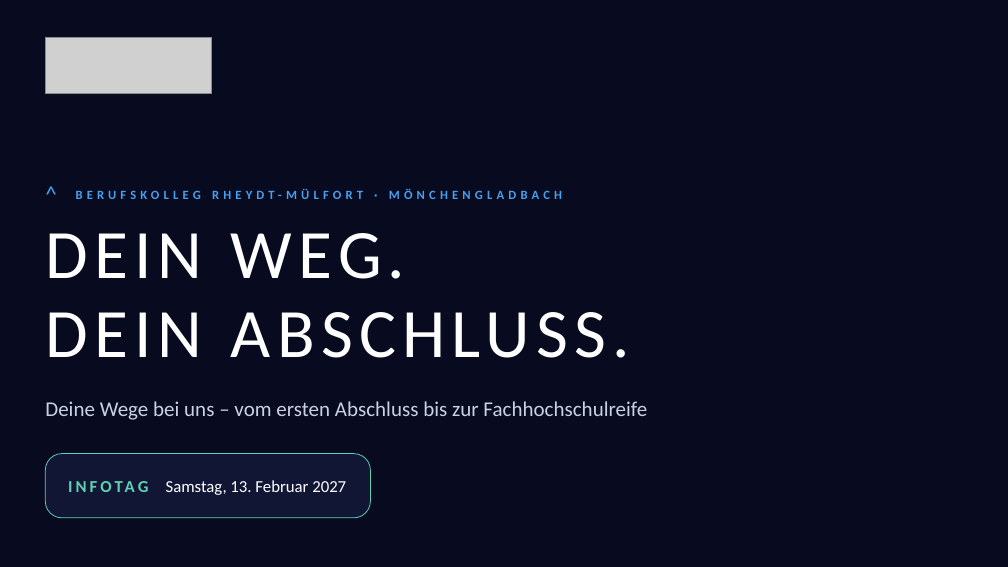
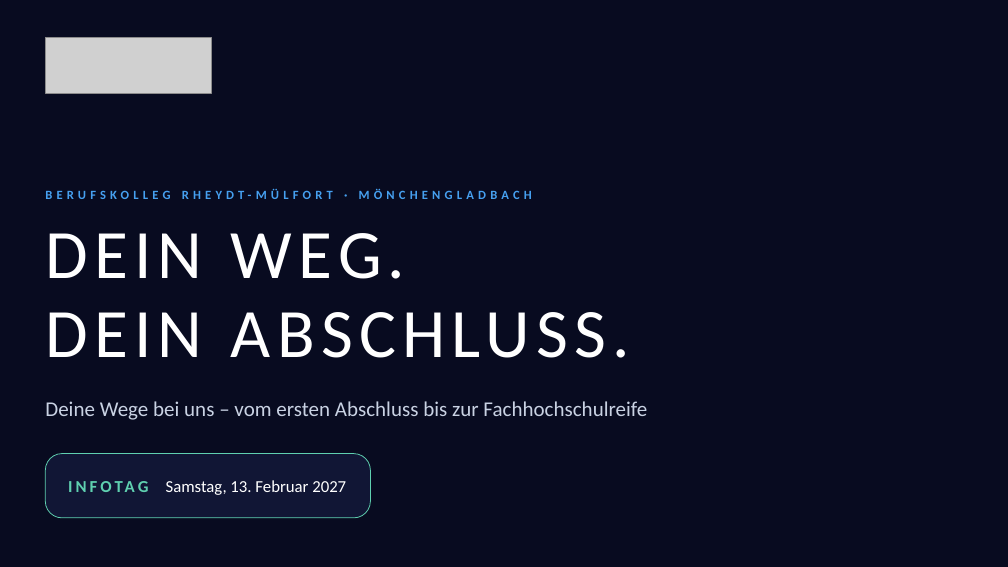
Before and after one commit to bk-rheydt-muelfort/dein-weg, a slide deck: slide 1 of assets/Dein-Weg-Dein-Abschluss.pptx. Drawn at 1008x567 pixels with LibreOffice and Linux fonts; fonts in the diff are those of the drawing; grey boxes stand for pictures; background and template pictures are left out. Boxes give left, top, right and bottom in pixels: in the first picture for what was removed or moved away, otherwise in the second. Text is boxed around its words. In the diff, an @@ line names an element or a change of style, - is before the commit and + after.

```diff
--- a/assets/Dein-Weg-Dein-Abschluss.pptx
+++ b/assets/Dein-Weg-Dein-Abschluss.pptx
@@ text removed at bbox=[45, 178, 76, 208] @@
-^
@@ text "BERUFSKOLLEG RHEYDT-MÜLFORT · MÖNCHENGLADBACH": place and size @@
-text "BERUFSKOLLEG RHEYDT-MÜLFORT · MÖNCHENGLADBACH" at bbox=[76, 189, 562, 199]
+text "BERUFSKOLLEG RHEYDT-MÜLFORT · MÖNCHENGLADBACH" at bbox=[45, 189, 532, 199]
```
Also in this commit, not shown: 1 other slide changed, 13 other files.
